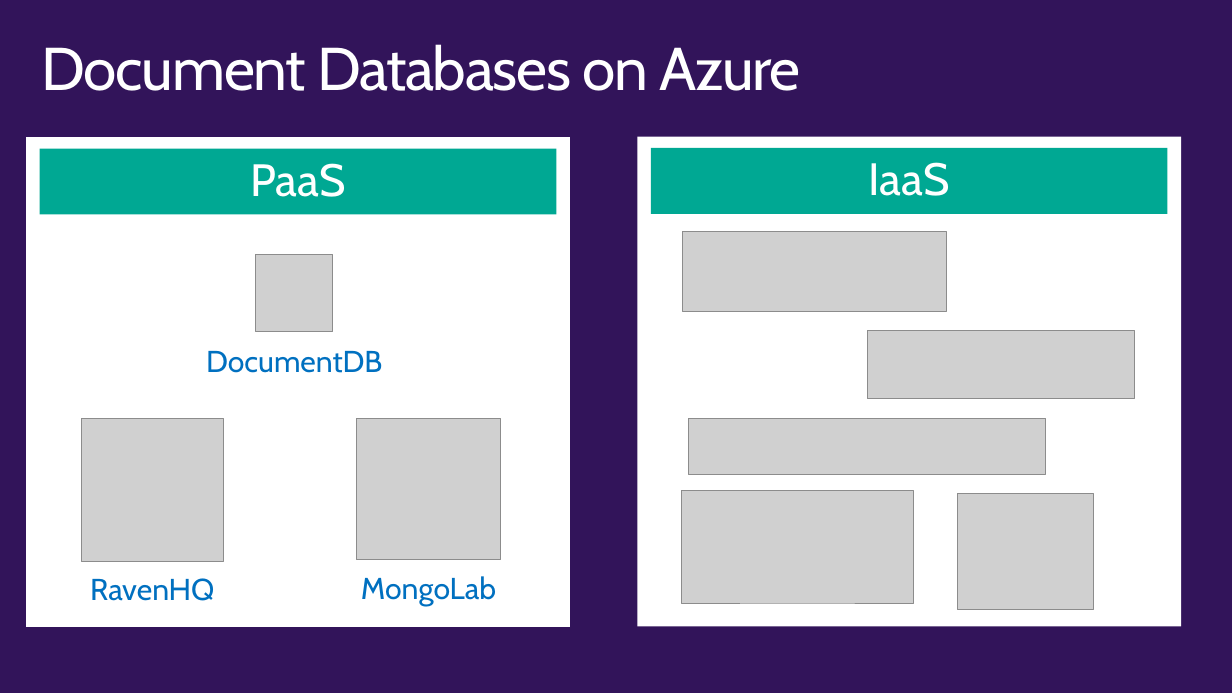
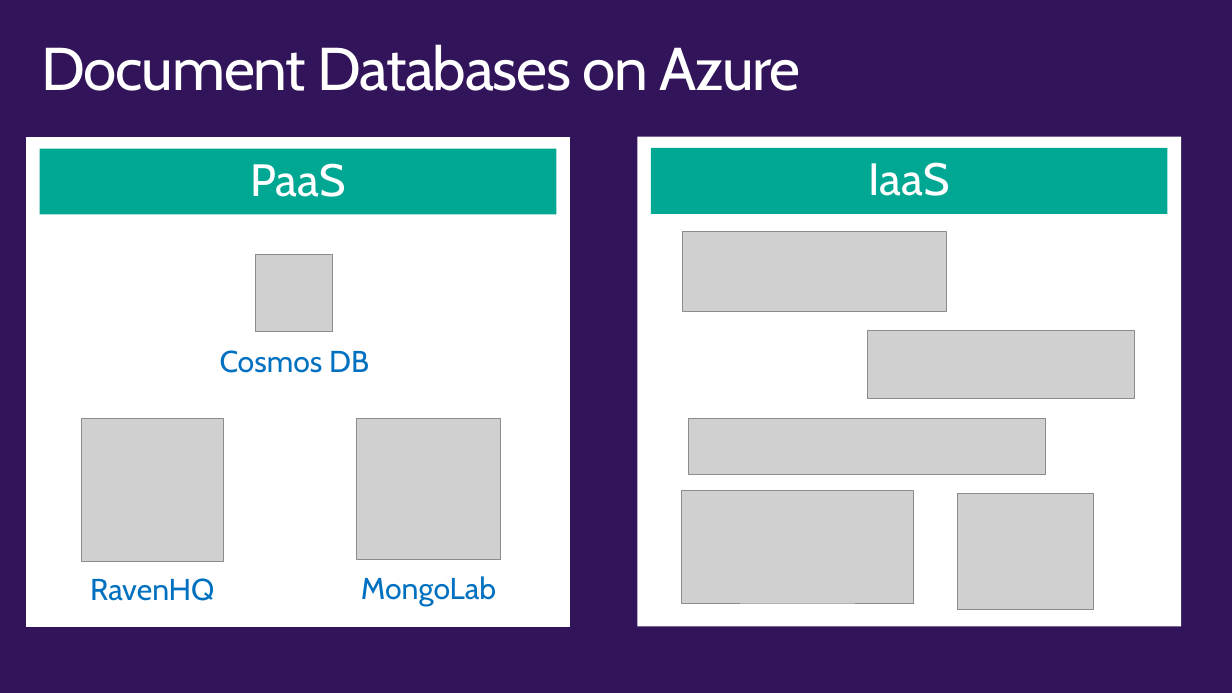
Before and after one commit to wely/DevCamp, a slide deck: slide 30 of Presentation/Module02-ModernCloudApps.pptx. Drawn at 1232x693 pixels with LibreOffice and Linux fonts; fonts in the diff are those of the drawing; grey boxes stand for pictures; background and template pictures are left out. Boxes give left, top, right and bottom in pixels: in the first picture for what was removed or moved away, otherwise in the second. Text is boxed around its words. In the diff, an @@ line names an element or a change of style, - is before the commit and + after.

Commit message:
Update branding to cosmos db

```diff
--- a/Presentation/Module02-ModernCloudApps.pptx
+++ b/Presentation/Module02-ModernCloudApps.pptx
@@ text at box(220, 350, 369, 373): text changed @@
-DocumentDB
+Cosmos DB
```
Also in this commit, not shown: 5 other slides changed, 4 slides removed.
